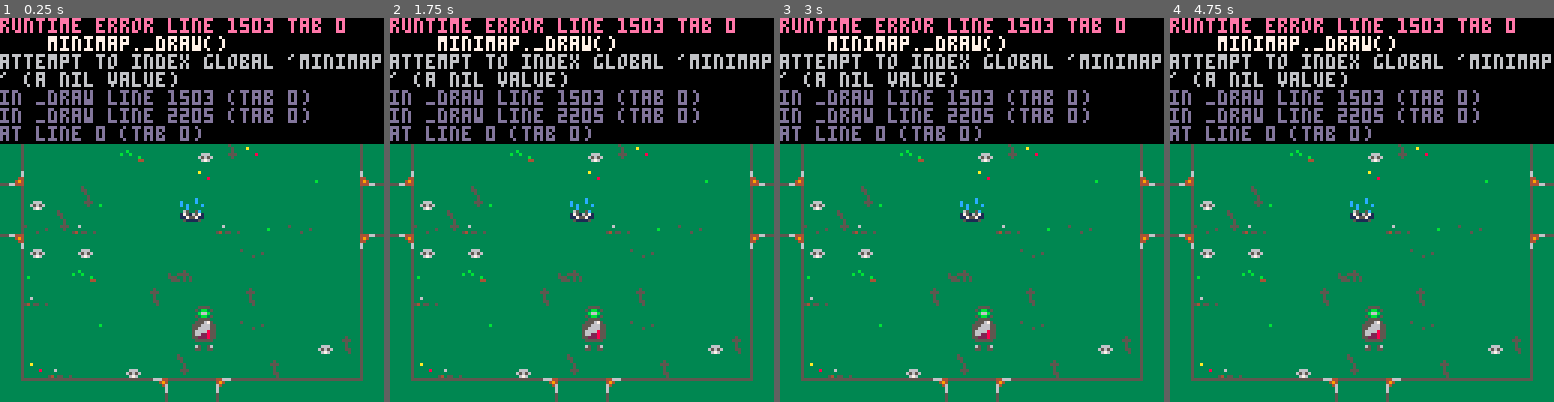
Above: before the commit, frames 1-4 (left to right).
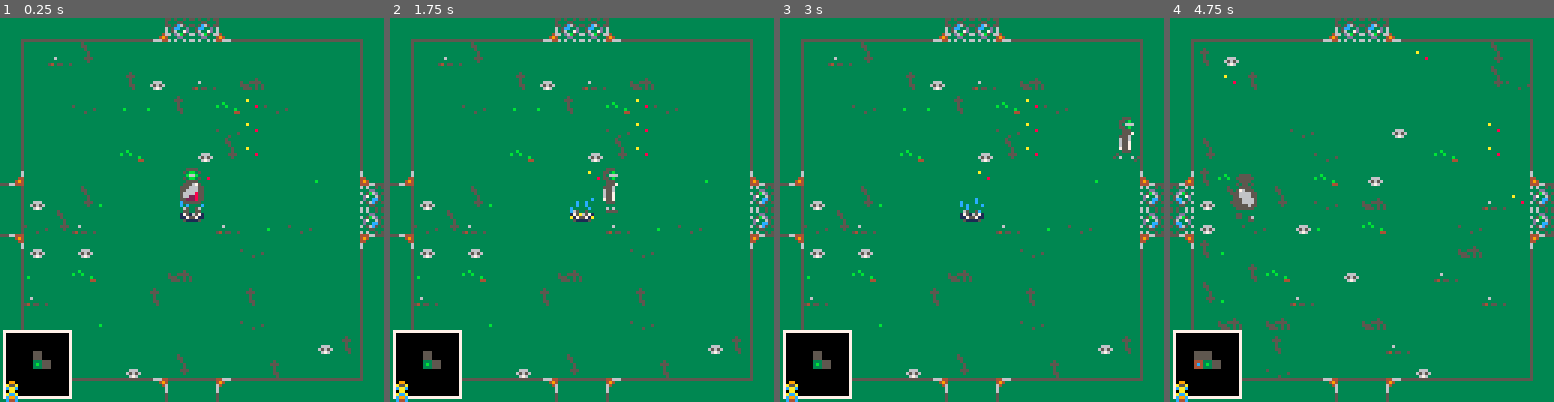
Above: after the commit, the same moments.

Repository: robertvargas-irq/gamedev-pico8-game-source
Game: PICO-8 cartridge apocalypse_couriers.p8
The game is run twice, just before and just after one commit, with the same random seed, the same clock (stepped at 60 frames per second) and the same inputs.
Inputs:
- Up to frame 1 (0.25 s): no input
- Up to frame 2 (1.75 s): tap X (X key) at 0.33, 1.07 s; tap O (Z key) at 0.7, 1.7 s; hold Right from 1.6 s (still down)
- Up to frame 3 (3 s): tap X (X key) at 1.85, 2.97 s; release Right at 2.1 s; tap O (Z key) at 2.1, 2.5, 2.9 s; hold Up 2.15-2.42 s; hold Right from 2.47 s (still down)
- Up to frame 4 (4.75 s): release Right at 3.03 s; hold Left 3.08-3.58 s; tap O (Z key) every 0.4 s from 3.3 to 4.5 s; hold Down 3.63-3.97 s; hold Right 4.02-4.68 s; tap X (X key) at 4.08 s; hold Up from 4.73 s (still down)

The runs differ from the first frame. In frame 1, 37% of the frame differs, in the area x 0-100%, y 0-100%; in frame 2, 37%; in frame 3, 37%; in frame 4, 41%.
Error before the commit: runtime error line 1503 tab 0; minimap._draw(); attempt to index global 'minimap' (a nil value)

Commit message:
Implemented fully-functional minimap

Diff:
--- a/apocalypse_couriers.p8
+++ b/apocalypse_couriers.p8
@@ -1,23 +1,36 @@
 pico-8 cartridge // http://www.pico-8.com
 version 38
 __lua__
--- includes
+-- globals
 #include globals.lua
-#include fx/fx.lua
-#include fx/fx_handler.lua
-#include fx/sound_fx.lua
-#include util/wait.lua
+
+-- top-level imports
 #include list.lua
 #include room.lua
 #include floor.lua
 #include level.lua
+#include minimap.lua
+
+-- fx
+#include fx/fx.lua
+#include fx/fx_handler.lua
+#include fx/sound_fx.lua
+
+-- player
 #include player/player.lua
 #include player/player_manager.lua
+
+-- enemy
 #include enemy/enemy.lua
 #include enemy/enemy_factory.lua
+
+-- util
+#include util/wait.lua
 #include util/battle_system/floor_enemies.lua
 #include util/battle_system/battle_manager.lua
 #include util/battle_system/battle.lua
+
+-- scenes
 #include scenes/main_menu.lua
 #include scenes/level_play.lua
 #include scenes/debug_levels.lua
@@ -32,6 +45,7 @@
 	level.generate(globals.max_rooms)
 	-- globals.screen=1
 	player_manager.create()
+	level.start(1)
 	level_play.init()
 	-- merchant_scene.init()
 	-- player_manager.create():spawn(60,54)
@@ -184,13 +198,13 @@
 000000000000000000000000000000000000000000000000000000000000000000000000000000000a7aa7a00030000000000300000330000033330028800882
 0000000000000000000000000000000000000000000000000000000000000000000000000000000000aaaa000000000000000000000330000003300022222222
 00000000000000000000000000000000000000000000000000000000000000000000000000000000000000000000000000000000000000000000000020900902
-00000000000000000000000000000000000000000000000000000000000000000000000000000000000000000000000000000000000000000006600020099002
-00000000000000000000000000000000000000000000000000000000000000000000000000000000000000000000000000000000000000000075570029000092
-000000000000000000000000000000000000000000000000000000000000000000000000000000000000000000000000000000000000000000c77c0020900902
-00000000000000000000000000000000000000000000000000000000000000000000000000000000000000000000000000000000000000000007700020099002
-0000000000000000000000000000000000000000000000000000000000000000000000000000000000000000000000000000000000000000007cc70029000092
-000000000000000000000000000000000000000000000000000000000000000000000000000000000000000000000000000000000000000000c66c0020900902
-000000000000000000000000000000000000000000000000000000000000000000000000000000000000000000000000000000000000000000c55c0020099002
+00000000000000000000000000000000000000000000000000000000000000000000000000000000000000000000000000000000000000000009900020099002
+000000000000000000000000000000000000000000000000000000000000000000000000000000000000000000000000000000000000000000a55a0029000092
+000000000000000000000000000000000000000000000000000000000000000000000000000000000000000000000000000000000000000000caac0020900902
+0000000000000000000000000000000000000000000000000000000000000000000000000000000000000000000000000000000000000000000aa00020099002
+000000000000000000000000000000000000000000000000000000000000000000000000000000000000000000000000000000000000000000acca0029000092
+000000000000000000000000000000000000000000000000000000000000000000000000000000000000000000000000000000000000000000c99c0020900902
+000000000000000000000000000000000000000000000000000000000000000000000000000000000000000000000000000000000000000000c44c0020099002
 00000000000000000000000000000000000000000000000000000000000000000000000000000000000000000000000000000000000000000000000000000000
 00000000000000000000000000000000000000000000000000000000000000000000000000000000000000000000000000000000000000000000000000000000
 00000000000000000000000000000000000000000000000000000000000000000000000000000000000000000000000000000000800000000000000000000000
--- a/floor.lua
+++ b/floor.lua
@@ -84,9 +84,22 @@
     return t.x == x and t.y == y
 end
 
+local dirs={
+    {1,0},
+    {-1,0},
+    {0,1},
+    {0,-1}
+}
 function floor:set_active_room(x,y)
     self.active_room[1] = x
     self.active_room[2] = y
+    self:get_room(x,y).visited = true
+    for dir in all(dirs) do
+        local r = self:get_room(x+dir[1],y+dir[2])
+        if r then
+            r.peeked = true
+        end
+    end
 end
 
 function floor:shift_active_room(dx,dy)
--- a/globals.lua
+++ b/globals.lua
@@ -25,7 +25,7 @@
     max_levels=3,
     max_rooms=9,
     difficulty=30,
-    enemy_chance=50,
+    enemy_chance=0,--!DEBUG 50
     room_difficulty=20,
     uniformity=20
 }
--- a/level.lua
+++ b/level.lua
@@ -1,14 +1,30 @@
 -- level handler
 
-level={}
+level={
+    accent_colors={
+        4,
+        13,
+        2
+    }
+}
 level.active=nil
 level.debug={}
 
+-- start a new level
+function level.start(l)
+    globals.current_level = l
+    level.generate(globals.max_rooms + (globals.current_level - 1) * 5)
+    player_manager.get():spawn(60,54)
+    level_play.init()
+end
+
 -- go to the next level
 function level.next()
-    level.generate(globals.max_rooms + (globals.current_level - 1) * 5)
-    globals.current_level = max(globals.max_levels,globals.current_level + 1)
-    level_play.init()
+    level.start(min(globals.max_levels,globals.current_level + 1))
+end
+
+function level.get_accent_color()
+    return level.accent_colors[globals.current_level]
 end
 
 -- debug the level by printing out each level as a pixel
@@ -58,7 +74,7 @@
     new_floor:generate()
     level.active=new_floor
 
-
+    level.active:set_active_room(0,0)
     floor_enemies.switch_room(0,0)
 
 end
--- /dev/null
+++ b/minimap.lua
@@ -0,0 +1,117 @@
+minimap={
+    x0=2,
+    x1=22,
+    y0=105,
+    y1=125
+}
+
+function minimap._update()
+
+end
+
+local blink_frame = 0
+local blink_cycles = 45
+local blink_on = false
+function minimap._draw()
+
+    -- draw box and decorative sprite
+    rectfill(minimap.x0,minimap.y0,minimap.x1,minimap.y1,0)
+    rect(minimap.x0-1,minimap.y0-1,minimap.x1+1,minimap.y1+1,7)
+    spr(222,minimap.x0-2,minimap.y1-5)
+
+    local start_r = level.active:get_active_room()
+    local diam_x = minimap.x1 - minimap.x0
+    local diam_y = minimap.y1 - minimap.y0
+
+    -- radius
+    local rad_x = flr(diam_x / 2)
+    local rad_y = flr(diam_y / 2)
+
+    -- if no active level print debug message
+    assert(level.active~=nil,'no active level generated')
+
+    -- start from top left of the minimap and print in blocks of 3
+    local f = level.active
+    for dx=-rad_x/2+2,rad_x/2-2,1 do
+        for dy=-rad_y/2+2,rad_y/2-2,1 do
+            local possible_r = f:get_room(start_r.x+dx,start_r.y+dy)
+            if possible_r ~= nil then
+                if possible_r.visited then
+                    local clr = 7 -- white
+                    if (possible_r.x+possible_r.y) % 2 == 0 then
+                        clr = 6 -- gray
+                    end
+
+                    -- if start room
+                    if possible_r.x == 0 and possible_r.y == 0 then
+                        clr = 12 -- cyan
+                    end
+
+                    -- if tail room
+                    if f:is_tail(possible_r.x,possible_r.y) then
+                        clr = 10 -- yellow
+                    end
+
+                    -- if room is hostile
+                    if possible_r.enemies and #possible_r.enemies > 0 then
+                        clr = 8 -- hostile
+                    end
+
+                    -- if currently in the room
+                    if dx == 0 and dy == 0 then
+
+                        -- apply whether in blink or not
+                        if blink_on then
+                            clr = 5 -- dark gray
+                        else
+                            clr = 11 -- green
+                        end
+
+                        -- advance blinking effect
+                        blink_frame += 1
+                        if blink_frame >= blink_cycles then
+                            blink_frame = 0
+                            blink_on = not blink_on
+                        end
+                    end
+
+                    -- set minimap square
+                    rectfill(
+                        minimap.x0+rad_x+dx*3-1,
+                        minimap.y0+rad_y+dy*3-1,
+                        minimap.x0+rad_x+dx*3+1,
+                        minimap.y0+rad_y+dy*3+1,
+                        clr
+                    )
+                    rect(
+                        minimap.x0+rad_x+dx*3-1,
+                        minimap.y0+rad_y+dy*3-1,
+                        minimap.x0+rad_x+dx*3+1,
+                        minimap.y0+rad_y+dy*3+1,
+                        level.get_accent_color()
+                    )
+                -- if room was seen in a room that was visited
+                elseif possible_r.peeked then
+                    -- set minimap square
+                    rectfill(
+                        minimap.x0+rad_x+dx*3-1,
+                        minimap.y0+rad_y+dy*3-1,
+                        minimap.x0+rad_x+dx*3+1,
+                        minimap.y0+rad_y+dy*3+1,
+                        5
+                    )
+                end--end visited or peeked
+            end--end valid room if
+        end--end dy for
+    end--end dx for
+
+    -- print outline for current room
+    rect(
+        minimap.x0+rad_x-1,
+        minimap.y0+rad_y-1,
+        minimap.x0+rad_x+1,
+        minimap.y0+rad_y+1,
+        3
+    )
+
+end
--- a/room.lua
+++ b/room.lua
@@ -25,7 +25,9 @@
         up=nil,
         down=nil,
         decor=nil,
-        entered_from={0,0}
+        entered_from={0,0},
+        visited=false,
+        peeked=false
     }
     -- if enemies, generate
     if o.hostile then
